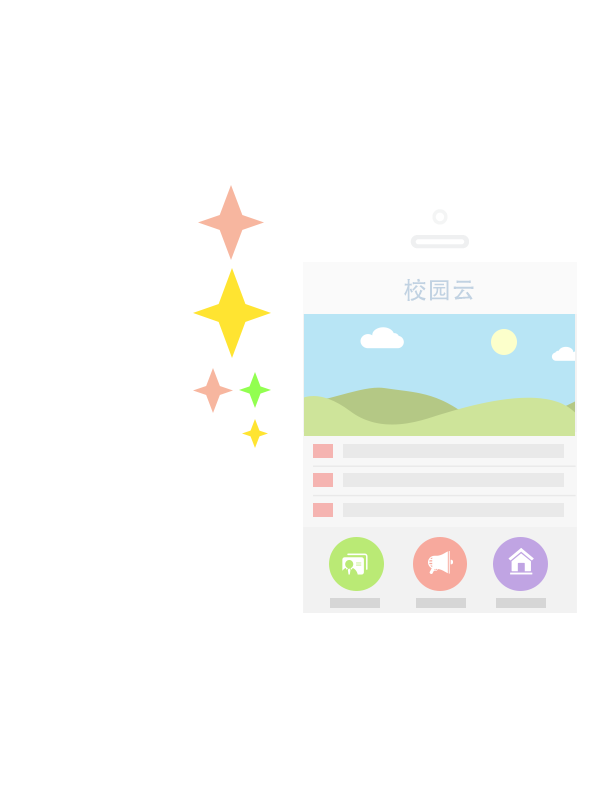
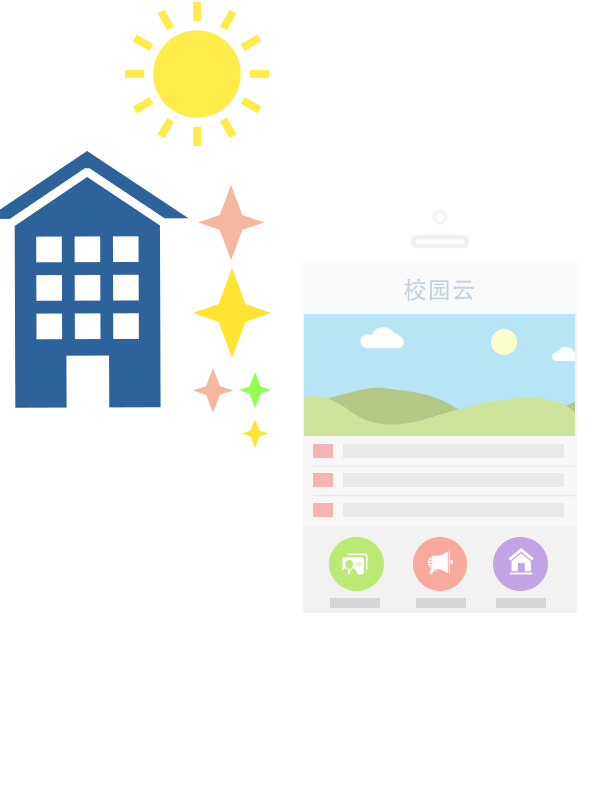
Layers edited between the first and the second 600 × 800 image:
added layer "School Building. Attribute as Freepik from Flaticon.com 副本" above "形状 21 副本" over (0, 151, 189, 408)
added layer "形状 21 副本" above "形状 22 副本" over (153, 30, 241, 118)
added layer "形状 22 副本" above "iPhone5s white" over (125, 2, 269, 146)
